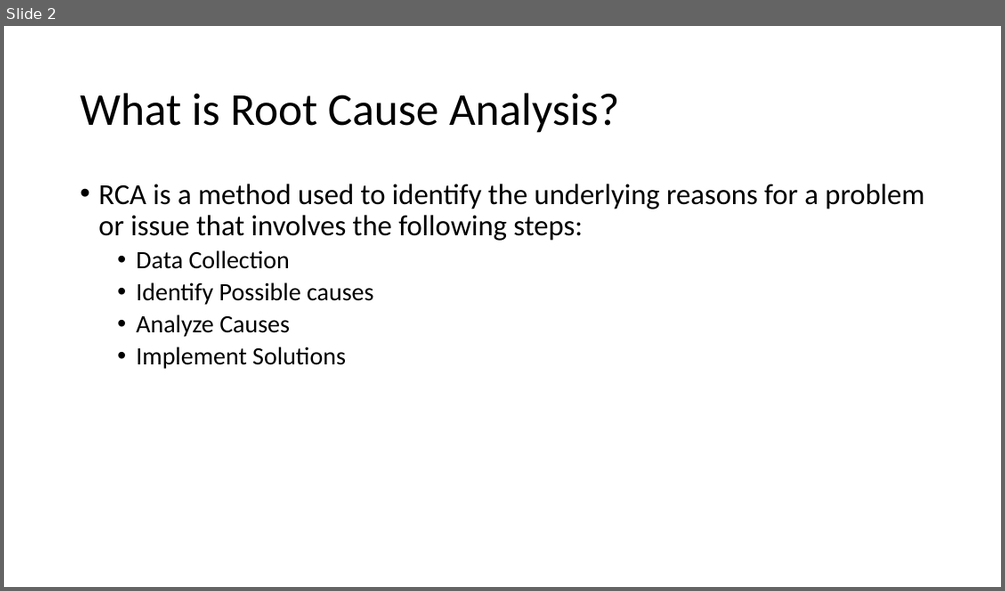
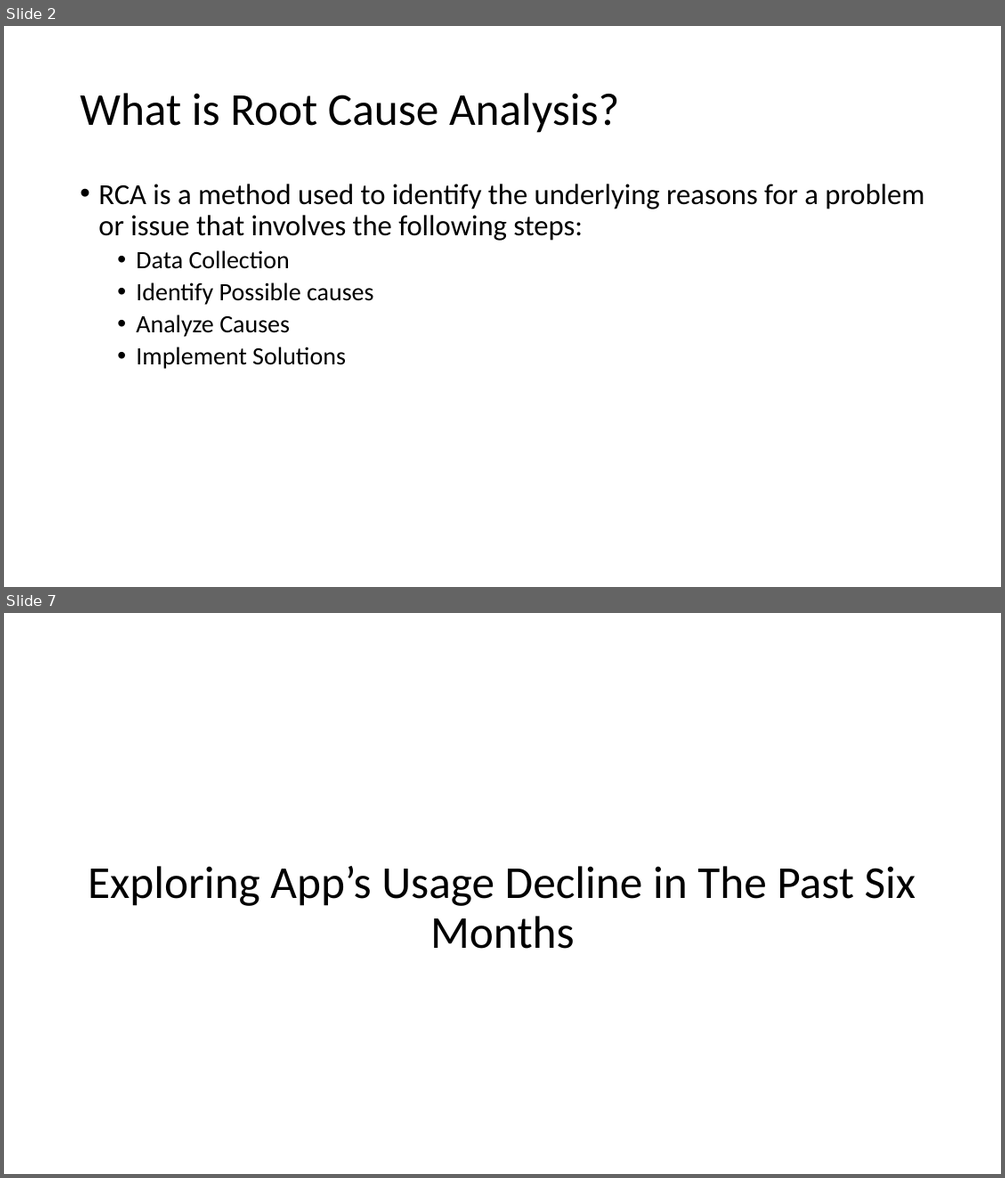
Before and after one commit to Fora1030/data-structures, a slide deck: other/Root Cause Analysis Templates (1).pptx. Shown one above the other, each under a label of ours: slide 2 before the commit, slides 2 and 7 after it; the slides between them are not shown. The pictures are 1005x591 and 1005x1178 pixels, drawn with LibreOffice and Linux fonts; fonts in the diff are those of the drawing. Boxes give left, top, right and bottom in pixels: in the first picture for what was removed or moved away, otherwise in the second. Text is boxed around its words. In the diff, an @@ line names an element or a change of style, - is before the commit and + after.

```diff
--- a/other/Root Cause Analysis Templates (1).pptx
+++ b/other/Root Cause Analysis Templates (1).pptx
@@ slide 7 added at (4,613,1001,1174), background #FFFFFF @@
@@ title added at (88,866,916,949), 44 pt, text #000000 @@
+Exploring App’s Usage Decline in The Past Six Months
```
Also in this commit, not shown: 14 slides changed, 3 other slides added, 1 other file.
